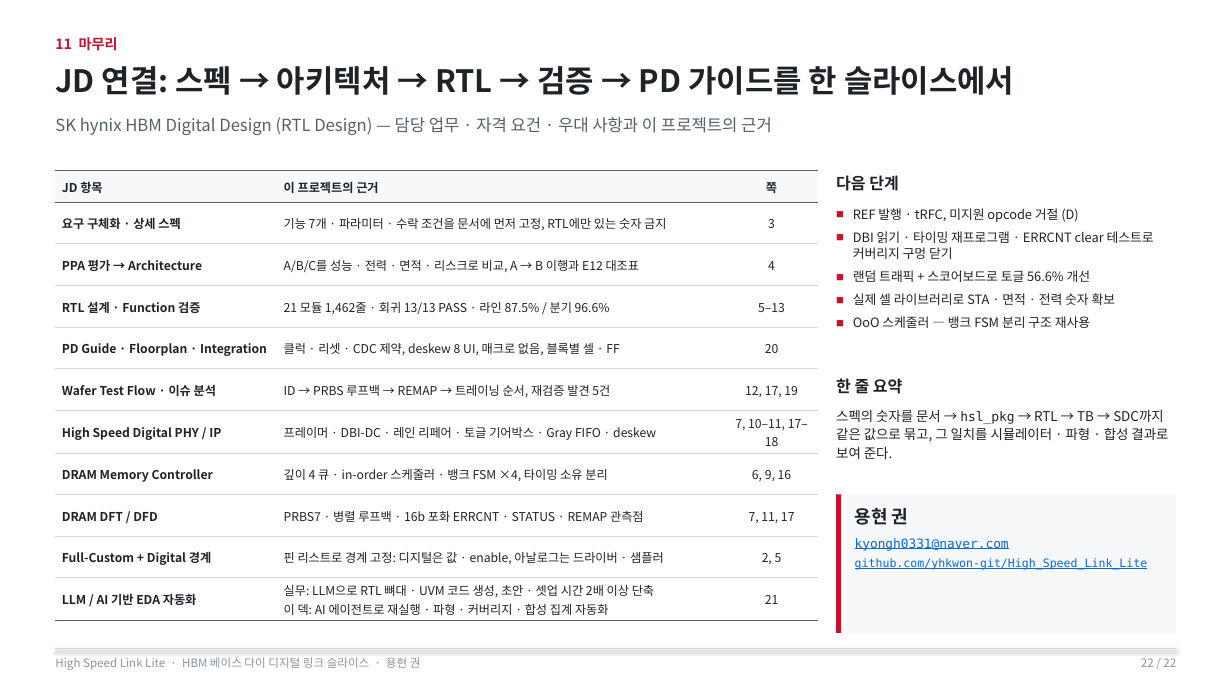
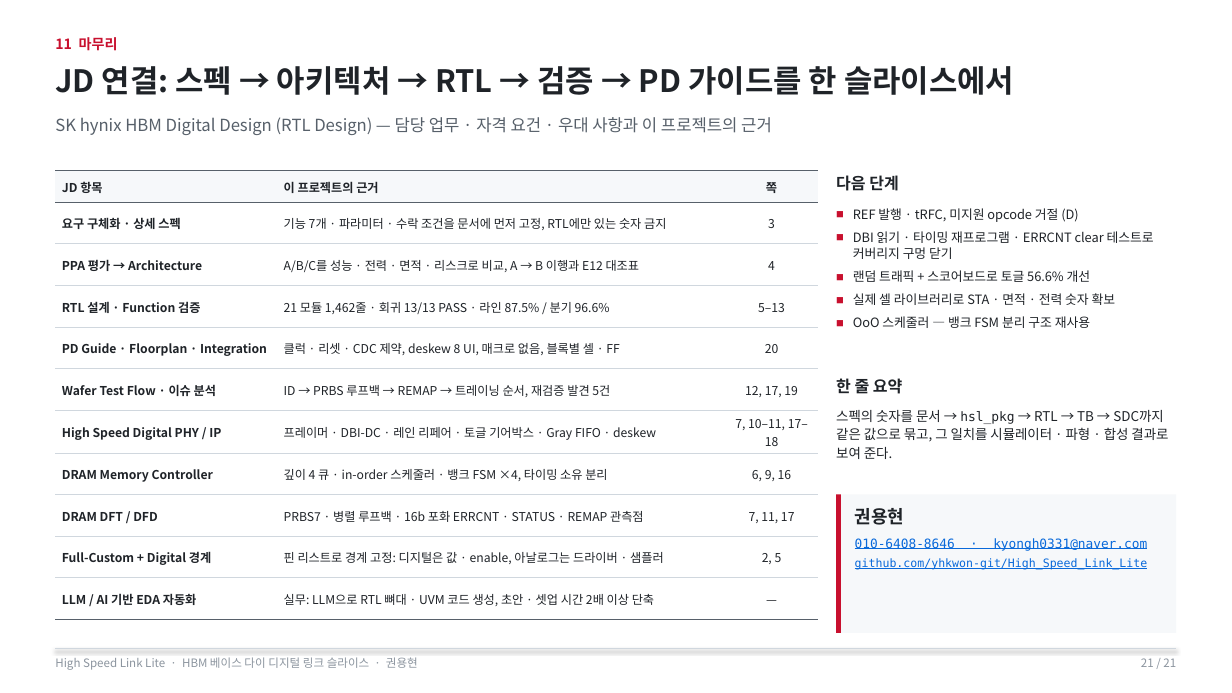
Before and after one commit to yhkwon-git/High_Speed_Link_Lite, a slide deck: slide 21 of portfolio-deck/HighSpeedLinkLite_Portfolio.pptx (slide 22 before the commit). Drawn at 1232x693 pixels with LibreOffice and Linux fonts; fonts in the diff are those of the drawing. Boxes give left, top, right and bottom in pixels: in the first picture for what was removed or moved away, otherwise in the second. Text is boxed around its words. In the diff, an @@ line names an element or a change of style, - is before the commit and + after.

```diff
--- a/portfolio-deck/HighSpeedLinkLite_Portfolio.pptx
+++ b/portfolio-deck/HighSpeedLinkLite_Portfolio.pptx
@@ table at bbox=[55, 171, 818, 618] @@
-row 11, column 2: 실무: LLM으로 RTL 뼈대 · UVM 코드 생성, 초안 · 셋업 시간 2배 이상 단축 이 덱: AI 에이전트로 재실행 · 파형 · 커버리지 · 합성 집계 자동화
+row 11, column 2: 실무: LLM으로 RTL 뼈대 · UVM 코드 생성, 초안 · 셋업 시간 2배 이상 단축
-row 11, column 3: 21
+row 11, column 3: —
@@ text at bbox=[855, 508, 1147, 551]: text changed @@
-용현 권
-kyongh0331@naver.com
+권용현
+010-6408-8646 · kyongh0331@naver.com
@@ text at bbox=[55, 657, 418, 670]: text changed @@
-High Speed Link Lite · HBM 베이스 다이 디지털 링크 슬라이스 · 용현 권
+High Speed Link Lite · HBM 베이스 다이 디지털 링크 슬라이스 · 권용현
@@ text at bbox=[1141, 658, 1176, 667]: text changed @@
-22 / 22
+21 / 21
```
Also in this commit, not shown: 20 other slides changed, 1 slide removed, 3 other files.
